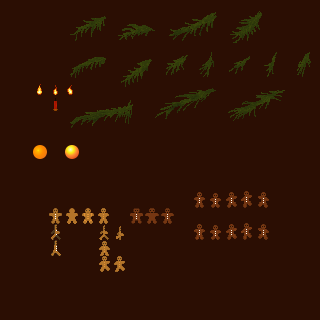
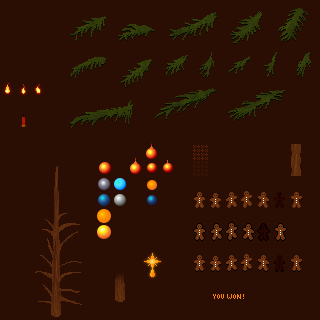
Layer changes from the first (320, 320) image to the second:
painted on "Layer copy #2" over [5, 8, 308, 305]
added layer "Layer copy #3" above "Layer copy #1" over [2, 9, 311, 317]
